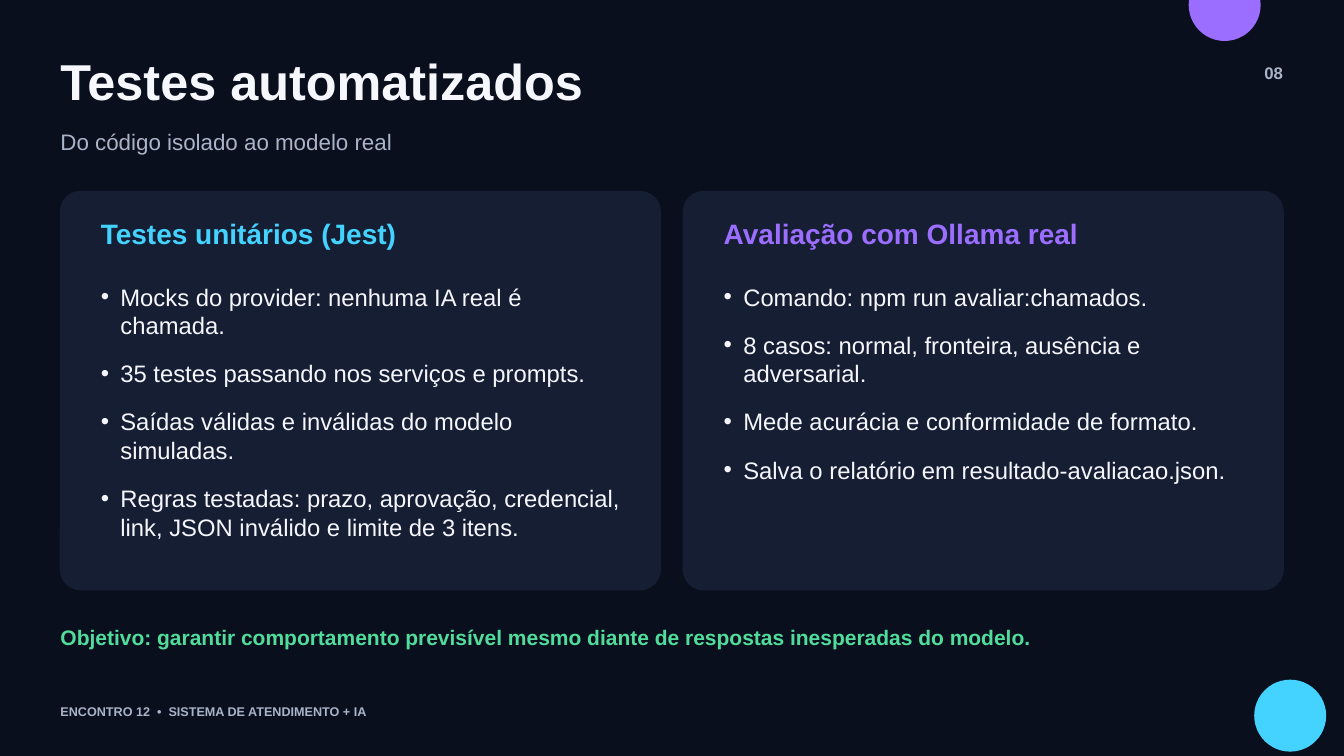
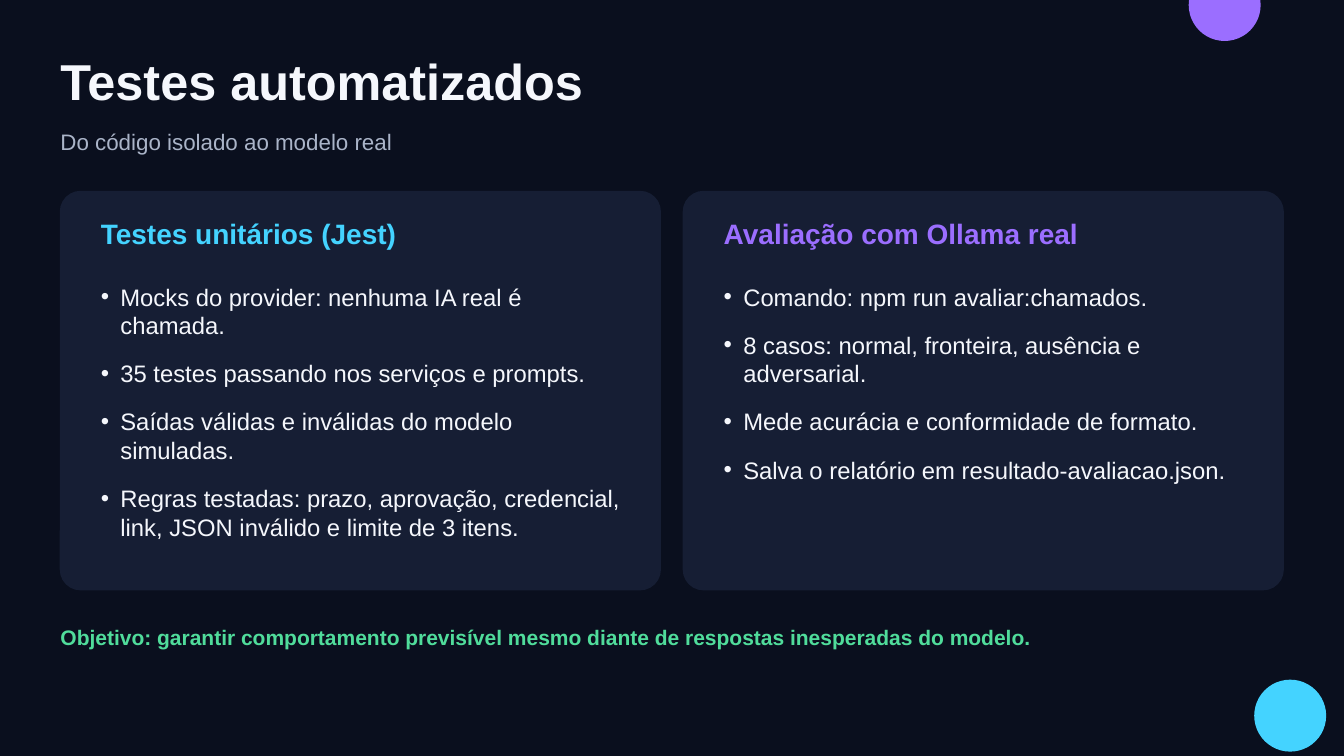
Before and after one commit to kaue0000/sugestoes-ollama-ia, a slide deck: slide 8 of slide_apresentacao_encontro_12_feature03.pptx. Drawn at 1344x756 pixels with LibreOffice and Linux fonts; fonts in the diff are those of the drawing. Boxes give left, top, right and bottom in pixels: in the first picture for what was removed or moved away, otherwise in the second. Text is boxed around its words. In the diff, an @@ line names an element or a change of style, - is before the commit and + after.

```diff
--- a/slide_apresentacao_encontro_12_feature03.pptx
+++ b/slide_apresentacao_encontro_12_feature03.pptx
@@ text removed at box(1264, 67, 1283, 79) @@
-08
@@ text removed at box(60, 707, 367, 716) @@
-ENCONTRO 12 • SISTEMA DE ATENDIMENTO + IA
```
Also in this commit, not shown: 11 other slides changed, 12 slides added, 2 slides removed.
